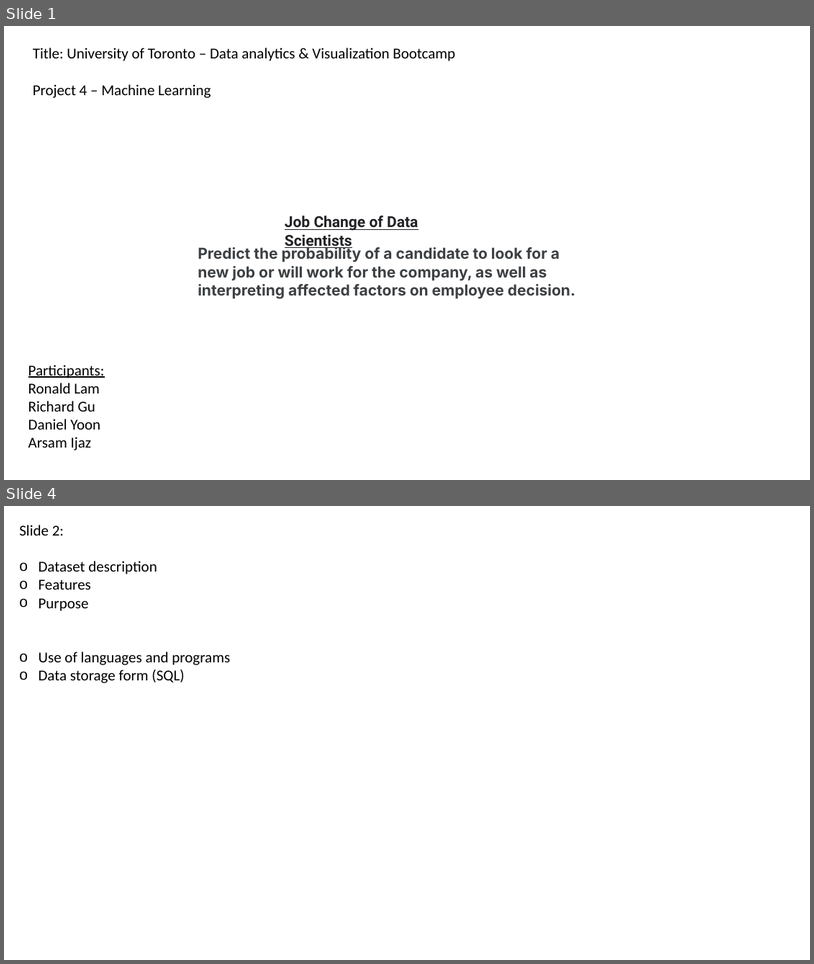
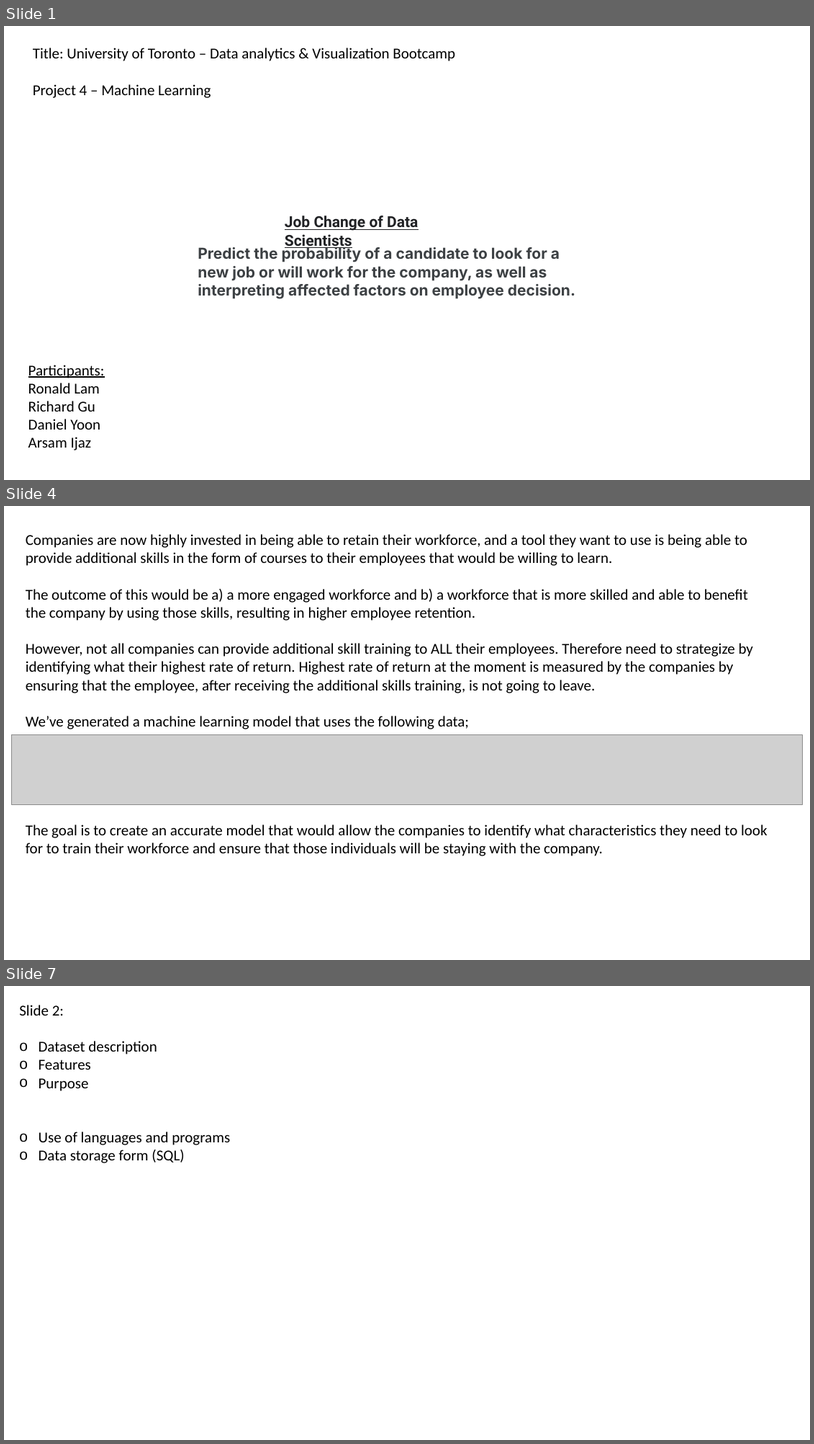
Before and after one commit to skullfort/ds-employee-attrition, a slide deck: Presentation WIP.pptx. Shown one above the other, each under a label of ours: slides 1 and 4 before the commit, slides 1, 4 and 7 after it; the slides between them are not shown. The pictures are 814x964 and 814x1444 pixels, drawn with LibreOffice and Linux fonts; fonts in the diff are those of the drawing; grey boxes stand for pictures. Boxes give left, top, right and bottom in pixels: in the first picture for what was removed or moved away, otherwise in the second. Text is boxed around its words. In the diff, an @@ line names an element or a change of style, - is before the commit and + after.

```diff
--- a/Presentation WIP.pptx
+++ b/Presentation WIP.pptx
@@ slide 4 added at <box>4,506,810,960</box>, background #FFFFFF @@
@@ text added at <box>26,534,767,856</box>, 18 pt, text #000000 @@
+Companies are now highly invested in being able to retain their workforce, and a tool they want to use is being able to provide additional skills in the form of courses to their employees that would be willing to learn.
+The outcome of this would be a) a more engaged workforce and b) a workforce that is more skilled and able to benefit the company by using those skills, resulting in higher employee retention.
+However, not all companies can provide additional skill training to ALL their employees. Therefore need to strategize by identifying what their highest rate of return. Highest rate of return at the moment is measured by the companies by ensuring that the employee, after receiving the additional skills training, is not going to leave.
+We’ve generated a machine learning model that uses the following data;
+The goal is to create an accurate model that would allow the companies to identify what characteristics they need to look for to train their workforce and ensure that those individuals will be staying with the company.
@@ picture added at <box>12,735,802,804</box> @@
@@ what was slide 4 is now slide 7 @@
```
Also in this commit, not shown: 1 slide changed, 3 other slides added, 1 slide removed.
